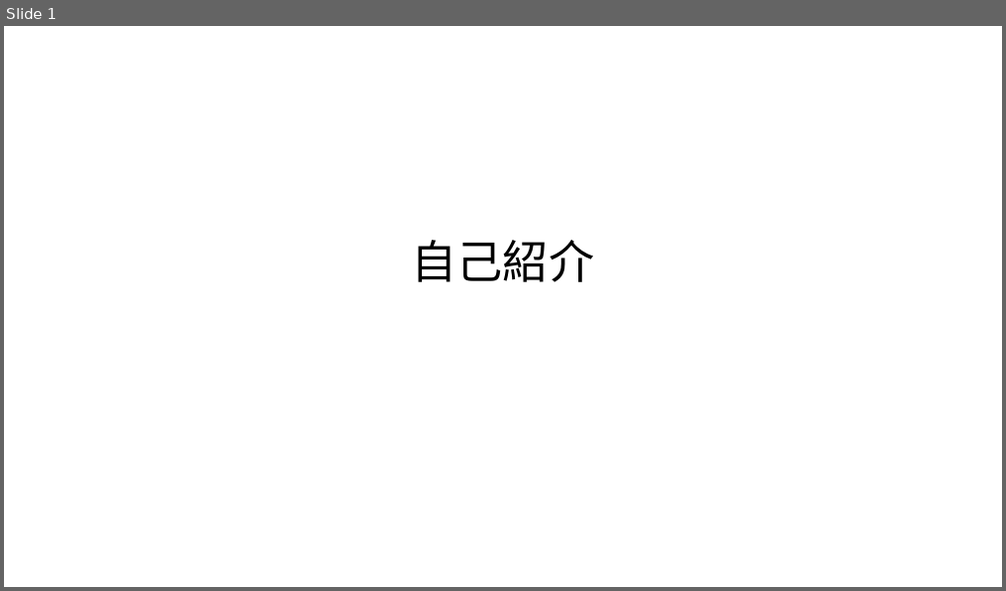
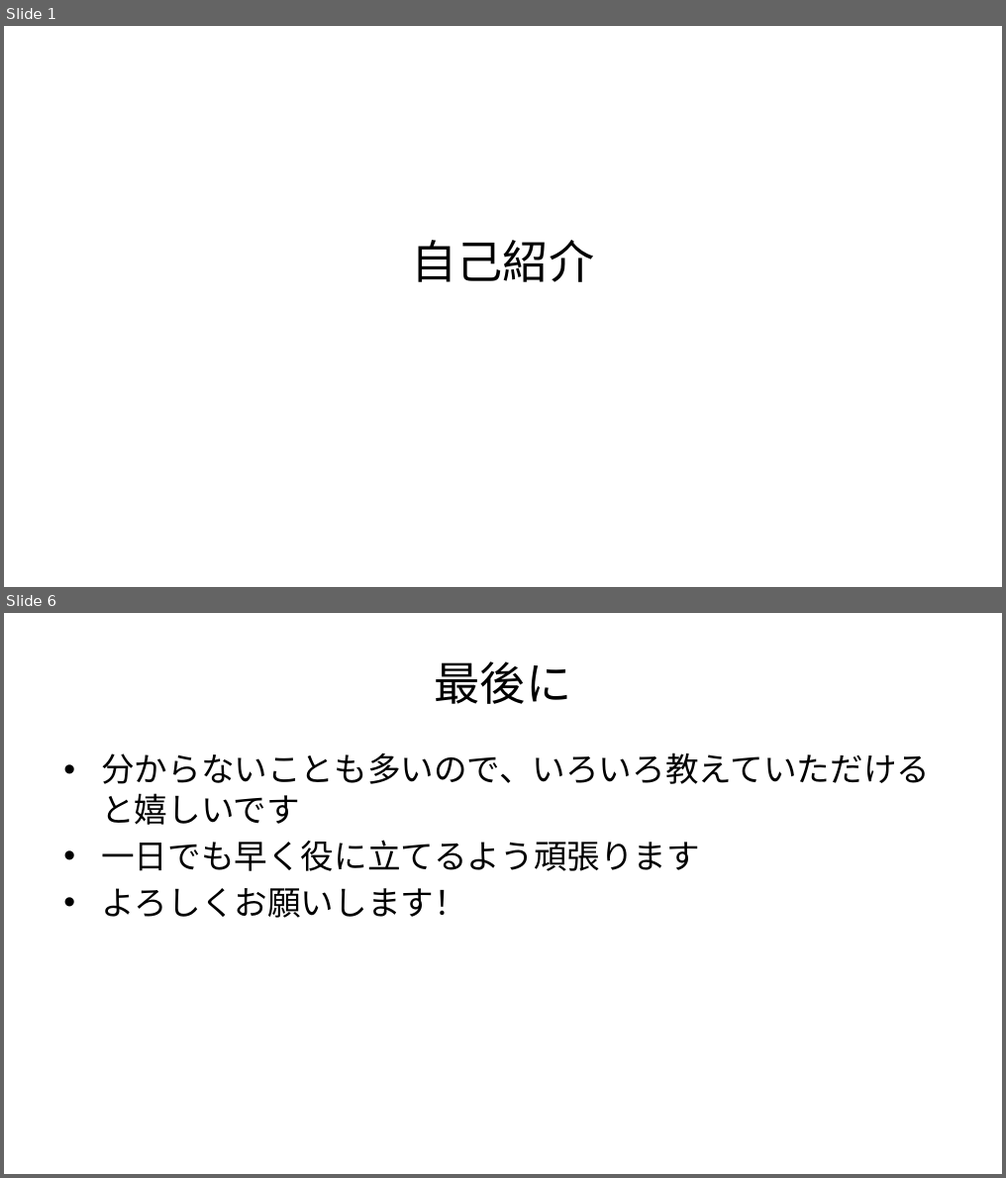
Before and after one commit to 427harinn/md-slide-tool, a slide deck: projects/selfintroduction/selfintroduction_pptx.pptx. Shown one above the other, each under a label of ours: slide 1 before the commit, slides 1 and 6 after it; the slides between them are not shown. The pictures are 1006x591 and 1006x1178 pixels, drawn with LibreOffice and Linux fonts; fonts in the diff are those of the drawing. Boxes give left, top, right and bottom in pixels: in the first picture for what was removed or moved away, otherwise in the second. Text is boxed around its words. In the diff, an @@ line names an element or a change of style, - is before the commit and + after.

```diff
--- a/projects/selfintroduction/selfintroduction_pptx.pptx
+++ b/projects/selfintroduction/selfintroduction_pptx.pptx
@@ slide 6 added at (4,613,1002,1174), background #FFFFFF @@
@@ title added at (435,662,572,704), 33 pt, text #000000 @@
+最後に
@@ text added at (101,753,930,918), 24 pt, text #000000 @@
+• 分からないことも多いので、いろいろ教えていただけると嬉しいです
+• 一日でも早く役に立てるよう頑張ります
+• よろしくお願いします！
```
Also in this commit, not shown: 1 slide changed, 3 other slides added, 1 slide removed, 4 other files.
